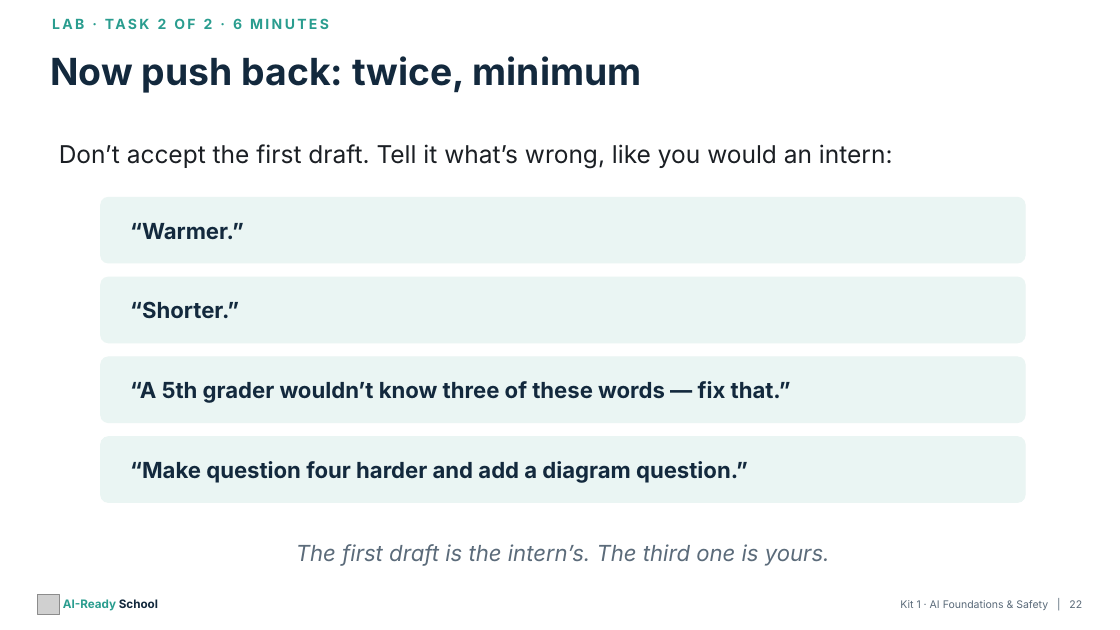
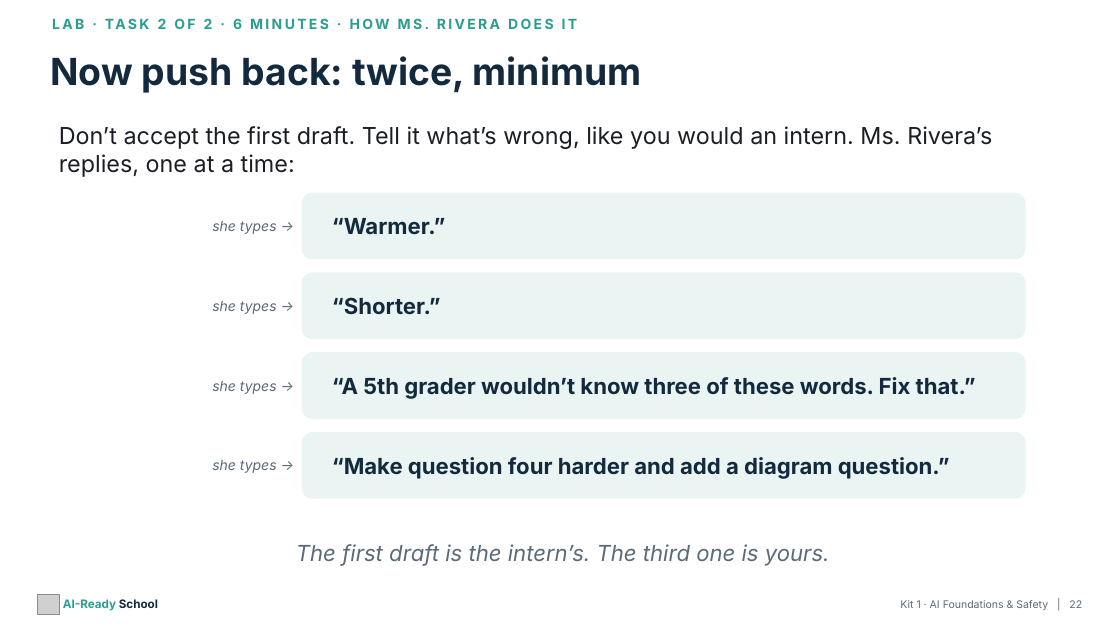
Before and after one commit to aspinozzi1/Ai-School-Ready, a slide deck: slide 22 of kits/kit01/Kit01_PresentationDeck.pptx. Drawn at 1120x630 pixels with LibreOffice and Linux fonts; fonts in the diff are those of the drawing; grey boxes stand for pictures. Boxes give left, top, right and bottom in pixels: in the first picture for what was removed or moved away, otherwise in the second. Text is boxed around its words. In the diff, an @@ line names an element or a change of style, - is before the commit and + after.

```diff
--- a/kits/kit01/Kit01_PresentationDeck.pptx
+++ b/kits/kit01/Kit01_PresentationDeck.pptx
@@ text at (59, 126, 992, 177): text changed; size 21 to 20 pt @@
-Don’t accept the first draft. Tell it what’s wrong, like you would an intern:
+Don’t accept the first draft. Tell it what’s wrong, like you would an intern. Ms. Rivera’s replies, one at a time:
@@ rounded rectangle: place and size @@
-rounded rectangle at (101, 197, 1025, 263)
+rounded rectangle at (302, 193, 1025, 259)
@@ text "“Warmer.”": place and size @@
-text "“Warmer.”" at (130, 223, 244, 240)
+text "“Warmer.”" at (332, 218, 446, 235)
@@ text added at (212, 221, 277, 234), 12 pt, text #5B6B7A, italic @@
+she types →
@@ rounded rectangle: place and size @@
-rounded rectangle at (101, 277, 1025, 343)
+rounded rectangle at (302, 273, 1025, 339)
@@ text "“Shorter.”": place and size @@
-text "“Shorter.”" at (130, 301, 239, 319)
+text "“Shorter.”" at (332, 297, 441, 315)
@@ text added at (212, 301, 277, 314), 12 pt, text #5B6B7A, italic @@
+she types →
@@ rounded rectangle: place and size @@
-rounded rectangle at (101, 437, 1025, 502)
+rounded rectangle at (302, 353, 1025, 418)
@@ text added at (212, 381, 277, 394), 12 pt, text #5B6B7A, italic @@
+she types →
@@ text at (332, 377, 976, 399): text changed @@
-“A 5th grader wouldn’t know three of these words — fix that.”
+“A 5th grader wouldn’t know three of these words. Fix that.”
@@ proportions changed in 4 elements at (302, 193, 1025, 259), (302, 353, 1025, 418), (302, 273, 1025, 339), (302, 433, 1025, 498) @@
@@ rounded rectangle: place and size @@
-rounded rectangle at (101, 357, 1025, 423)
+rounded rectangle at (302, 433, 1025, 498)
@@ text "“Make question four harder and ...": place and size @@
-text "“Make question four harder and ..." at (130, 461, 748, 483)
+text "“Make question four harder and ..." at (332, 457, 950, 479)
@@ text added at (212, 460, 277, 473), 12 pt, text #5B6B7A, italic @@
+she types →
```
Also in this commit, not shown: 1 other slide changed, 16 other files.
